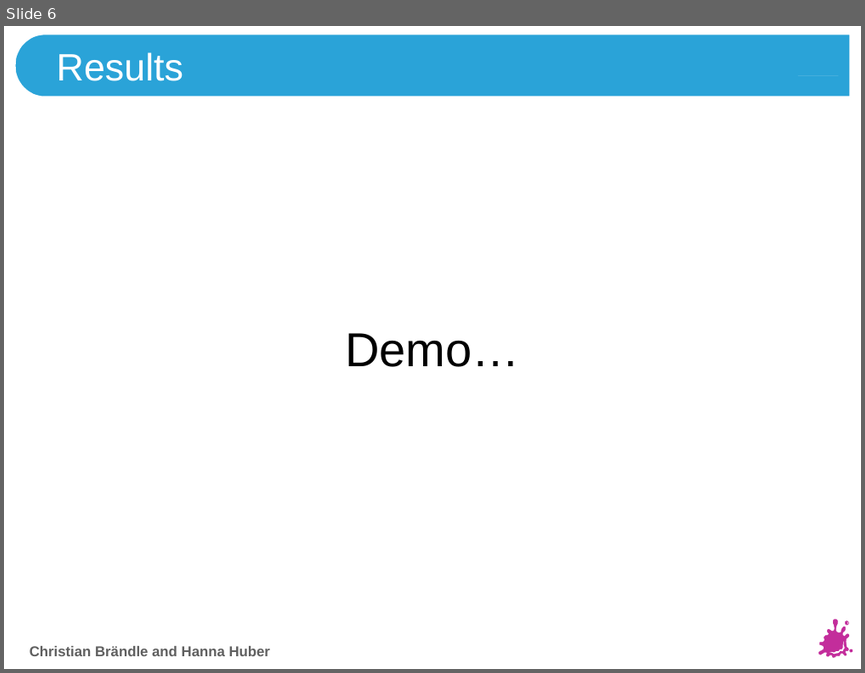
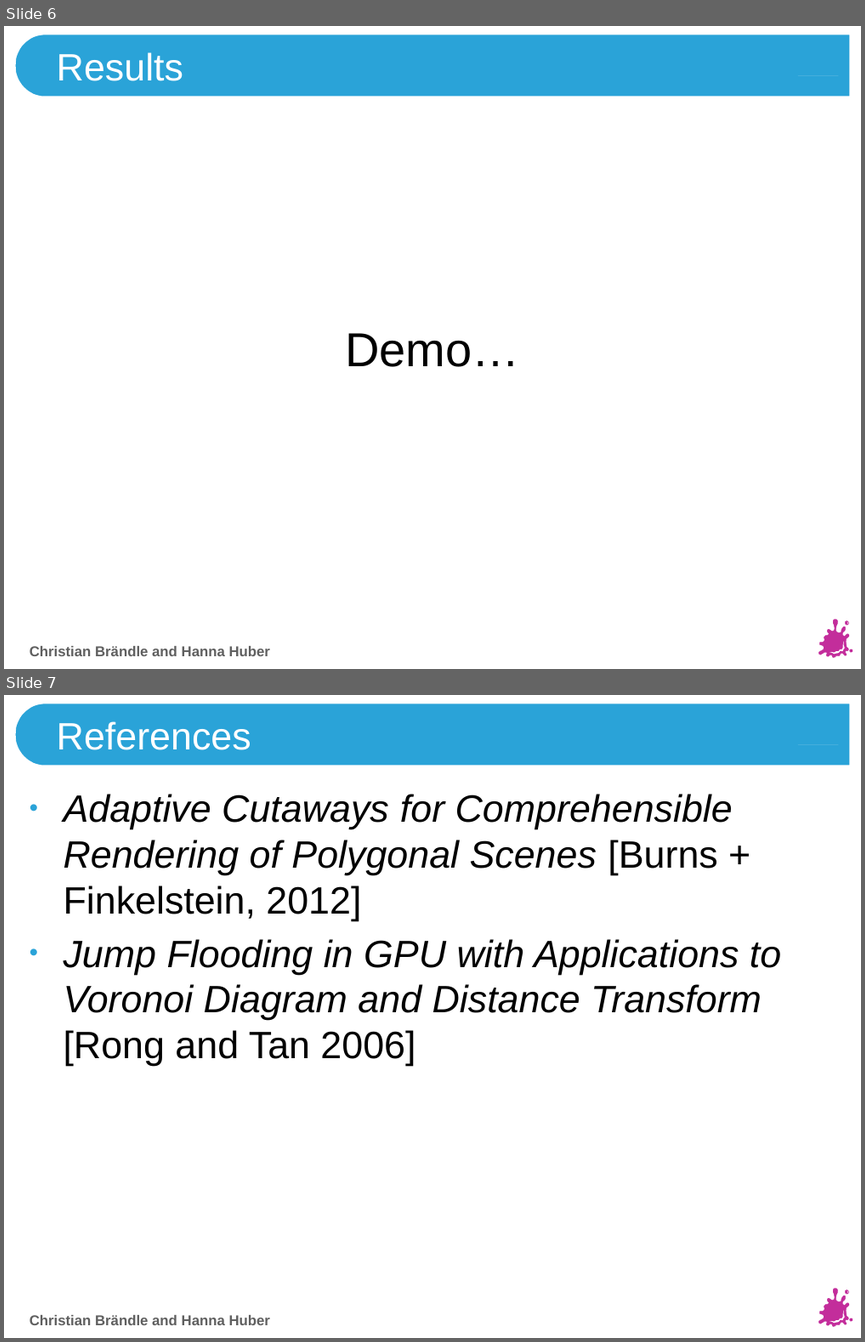
Before and after one commit to HannaHuber/Vis2VisPro, a slide deck: VisProPresentation.pptx. Shown one above the other, each under a label of ours: slide 6 before the commit, slides 6 and 7 after it. The pictures are 865x673 and 865x1342 pixels, drawn with LibreOffice and Linux fonts; fonts in the diff are those of the drawing; background and template pictures are left out. Boxes give left, top, right and bottom in pixels: in the first picture for what was removed or moved away, otherwise in the second. Text is boxed around its words. In the diff, an @@ line names an element or a change of style, - is before the commit and + after.

```diff
--- a/VisProPresentation.pptx
+++ b/VisProPresentation.pptx
@@ slide 7 added at [4, 695, 861, 1338], background #FFFFFF; not listed: 10 template elements that a slide beside it also shows @@
@@ title added at [57, 721, 251, 750], 32 pt, text #FFFFFF @@
+References
@@ text added at [64, 794, 781, 1066], 32 pt, text #000000, italic @@
+• Adaptive Cutaways for Comprehensible Rendering of Polygonal Scenes [Burns + Finkelstein, 2012]
+• Jump Flooding in GPU with Applications to Voronoi Diagram and Distance Transform [Rong and Tan 2006]
@@ text added at [30, 1315, 270, 1325], 12 pt, text #5F5F5F, bold @@
+Christian Brändle and Hanna Huber
```
Also in this commit, not shown: 1 slide changed, 1 other file.
